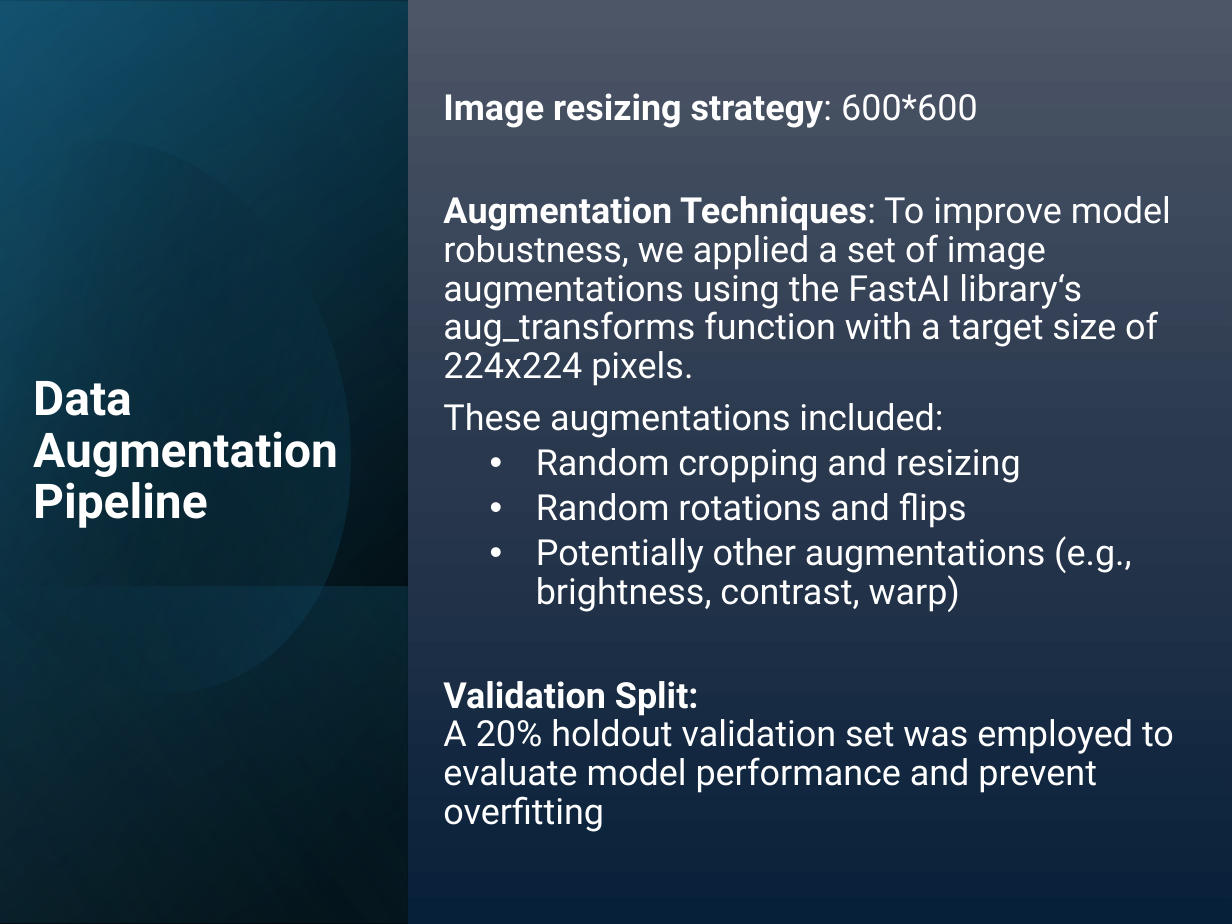
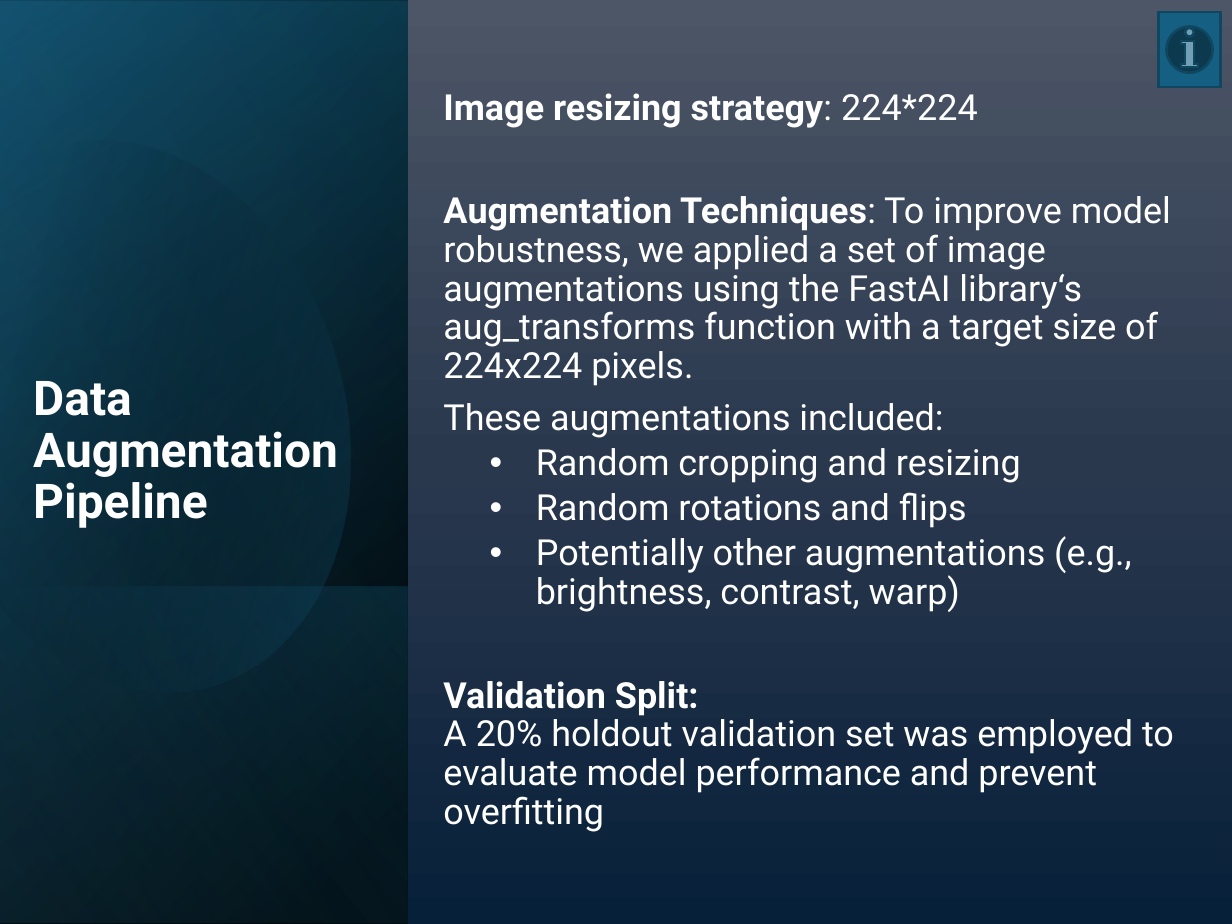
Before and after one commit to lmanov1/DL_DiabeticRetinopathyStagePrediction, a slide deck: slide 10 of presentation/DLStagePredictPresentation.pptx. Drawn at 1232x924 pixels with LibreOffice and Linux fonts; fonts in the diff are those of the drawing. Boxes give left, top, right and bottom in pixels: in the first picture for what was removed or moved away, otherwise in the second. Text is boxed around its words. In the diff, an @@ line names an element or a change of style, - is before the commit and + after.

```diff
--- a/presentation/DLStagePredictPresentation.pptx
+++ b/presentation/DLStagePredictPresentation.pptx
@@ action button information added at box(1159, 12, 1221, 87), fill #156082, outline #104760 1.5 pt @@
@@ text at box(443, 93, 978, 128): text changed @@
-Image resizing strategy: 600*600
+Image resizing strategy: 224*224
```
Also in this commit, not shown: 12 other slides changed, 5 slides added.
